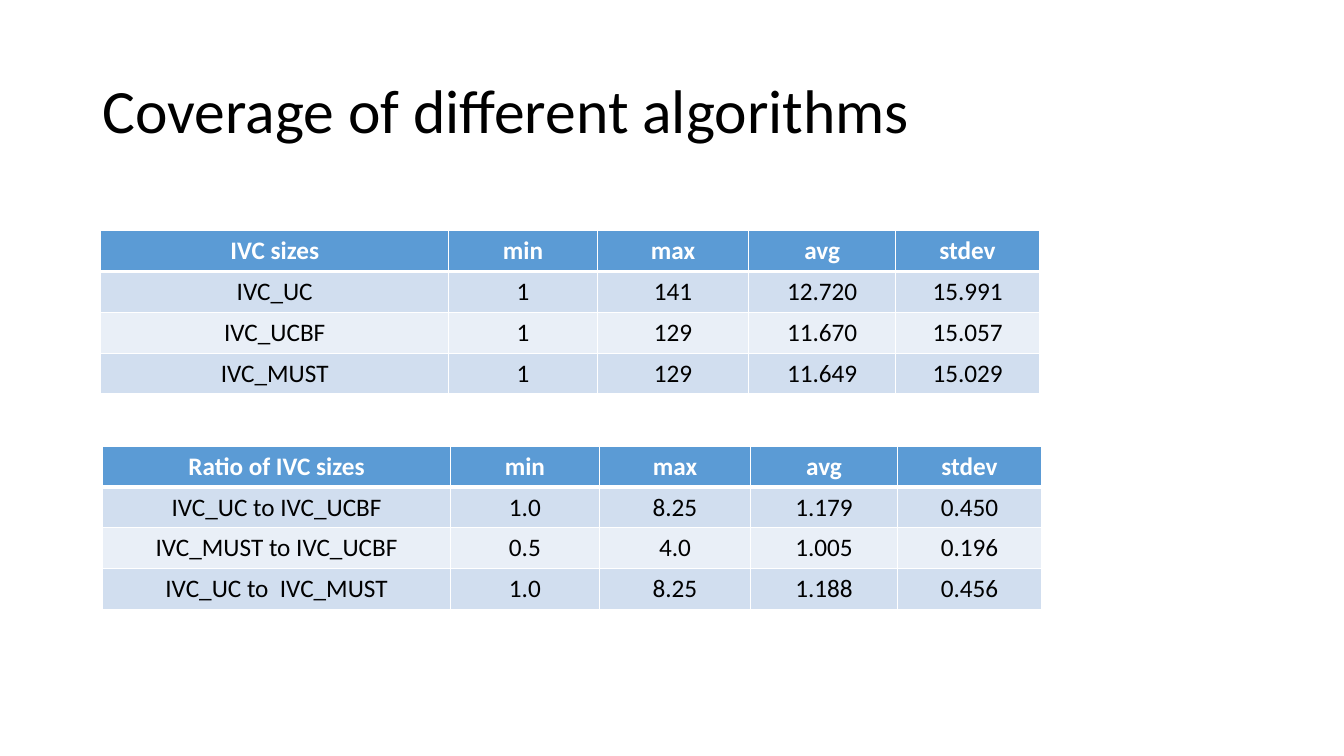
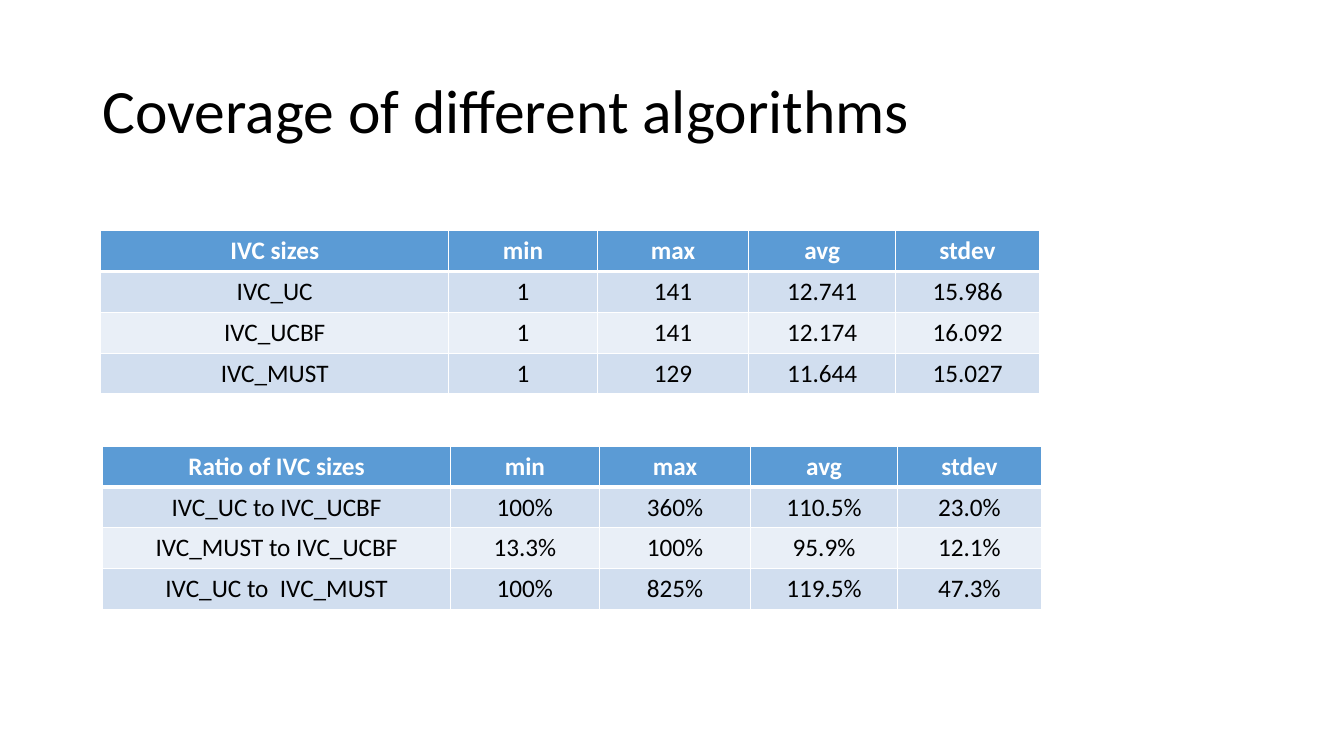
Before and after one commit to elaghs/Working, a slide deck: slide 6 of completeness/experiments/experimental_results/Experimental Results.pptx. Drawn at 1344x756 pixels with LibreOffice and Linux fonts; fonts in the diff are those of the drawing. Boxes give left, top, right and bottom in pixels: in the first picture for what was removed or moved away, otherwise in the second. Text is boxed around its words. In the diff, an @@ line names an element or a change of style, - is before the commit and + after.

Commit message:
update the experimental results after changing ucbf & timeout

```diff
--- a/completeness/experiments/experimental_results/Experimental Results.pptx
+++ b/completeness/experiments/experimental_results/Experimental Results.pptx
@@ table at (101, 231, 1041, 394) @@
-row 2, column 4: 12.720
+row 2, column 4: 12.741
-row 2, column 5: 15.991
+row 2, column 5: 15.986
-row 3: IVC_UCBF | 1 | 129 | 11.670 | 15.057
+row 3: IVC_UCBF | 1 | 141 | 12.174 | 16.092
-row 4, column 4: 11.649
+row 4, column 4: 11.644
-row 4, column 5: 15.029
+row 4, column 5: 15.027
@@ table at (103, 447, 1043, 610) @@
-row 2: IVC_UC to IVC_UCBF | 1.0 | 8.25 | 1.179 | 0.450
+row 2: IVC_UC to IVC_UCBF | 100% | 360% | 110.5% | 23.0%
-row 3: IVC_MUST to IVC_UCBF | 0.5 | 4.0 | 1.005 | 0.196
+row 3: IVC_MUST to IVC_UCBF | 13.3% | 100% | 95.9% | 12.1%
-row 4: IVC_UC to IVC_MUST | 1.0 | 8.25 | 1.188 | 0.456
+row 4: IVC_UC to IVC_MUST | 100% | 825% | 119.5% | 47.3%
```
Also in this commit, not shown: 3 other slides changed, 39 other files.
